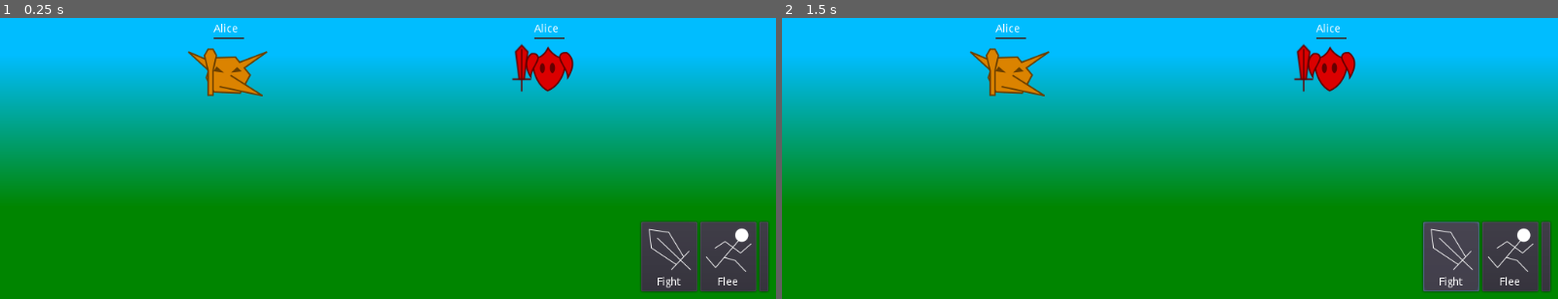
Above: before the commit, frames 1-2 (left to right).
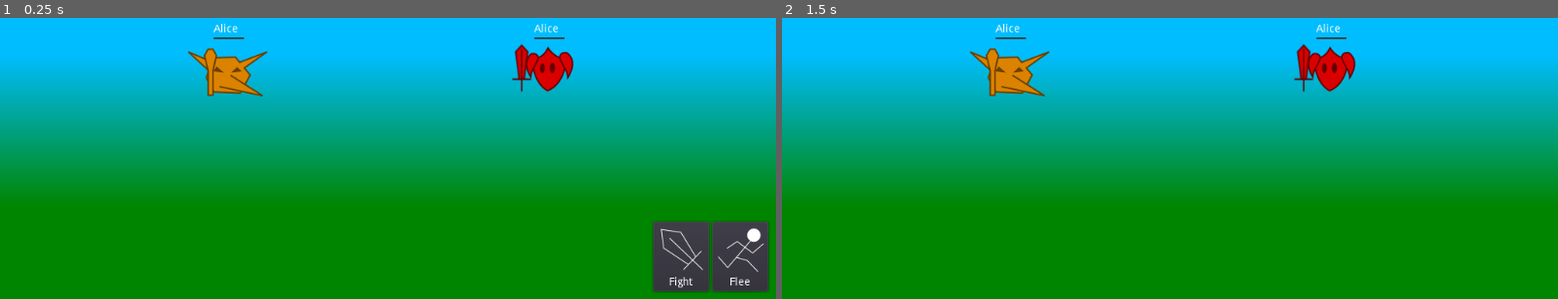
Above: after the commit, the same moments.

Repository: mechPenSketch/Jrpg_Fragment-TurnBased_Combat
Game: Godot game, scene res://Scene.tscn
Same seed, same stepped clock (60 frames per second), same inputs: the game is played once before the commit and once after it.
Inputs (mouse positions are in pixels of both pictures, inside the frame that each line leads up to):
- Up to frame 1 (0.25 s): no input
- Up to frame 2 (1.5 s): click (1449, 256) at 0.52 s; click (1449, 256) at 1.27 s

The runs differ from the first frame. In frame 1, 1.4% of the frame differs, in the area x 82-99%, y 72-98%; in frame 2, 4.1%, in the area x 82-100%, y 72-98%.

Commit message:
Added States Within Combat System

Diff:
--- a/Scene.tscn
+++ b/Scene.tscn
@@ -8,13 +8,15 @@
 [ext_resource path="res://interfaces/UnitInterface.tscn" type="PackedScene" id=6]
 [ext_resource path="res://interfaces/commands/fight.svg" type="Texture" id=7]
 [ext_resource path="res://interfaces/commands/flee.svg" type="Texture" id=8]
+[ext_resource path="res://combat_system.gd" type="Script" id=9]
 
 [sub_resource type="StyleBoxEmpty" id=1]
 
 [sub_resource type="Theme" id=2]
 PanelContainer/styles/panel = SubResource( 1 )
 
-[node name="Game" type="Node"]
+[node name="Combat" type="Node"]
+script = ExtResource( 9 )
 
 [node name="Background" type="Sprite" parent="."]
 texture = ExtResource( 1 )
@@ -100,7 +102,7 @@
 }
 
 [node name="Commands" type="HBoxContainer" parent="Control/MarginContainer"]
-margin_left = 846.0
+margin_left = 862.0
 margin_top = 498.0
 margin_right = 1014.0
 margin_bottom = 590.0
@@ -192,7 +194,5 @@
 text = "Flee"
 align = 1
 
-[node name="Button" type="Button" parent="Control/MarginContainer/Commands"]
-margin_left = 156.0
-margin_right = 168.0
-margin_bottom = 92.0
+[connection signal="pressed" from="Control/MarginContainer/Commands/Fight/Button" to="." method="_on_command_pressed"]
+[connection signal="pressed" from="Control/MarginContainer/Commands/Flee/Button" to="." method="_on_flee_pressed"]
--- /dev/null
+++ b/combat_system.gd
@@ -0,0 +1,32 @@
+extends Node
+
+enum {COMMAND, ACTION, FLEE}
+var current_state = COMMAND
+
+var current_round
+var queue = []
+var current_turn
+
+func _on_command_pressed():
+	change_state(ACTION)
+
+func _on_flee_pressed():
+	change_state(FLEE)
+
+func activate_state():
+	match current_state:
+		COMMAND:
+			get_node("Control").show()
+
+func change_state(new_state):
+	deactivate_state()
+	current_state = new_state
+	activate_state()
+
+func deactivate_state():
+	match current_state:
+		COMMAND:
+			get_node("Control").hide()
+
+func sort_by_speed(a, b):
+	return a.speed > b.speed
Not shown: 1 places in Scene.tscn that only renumber resources
